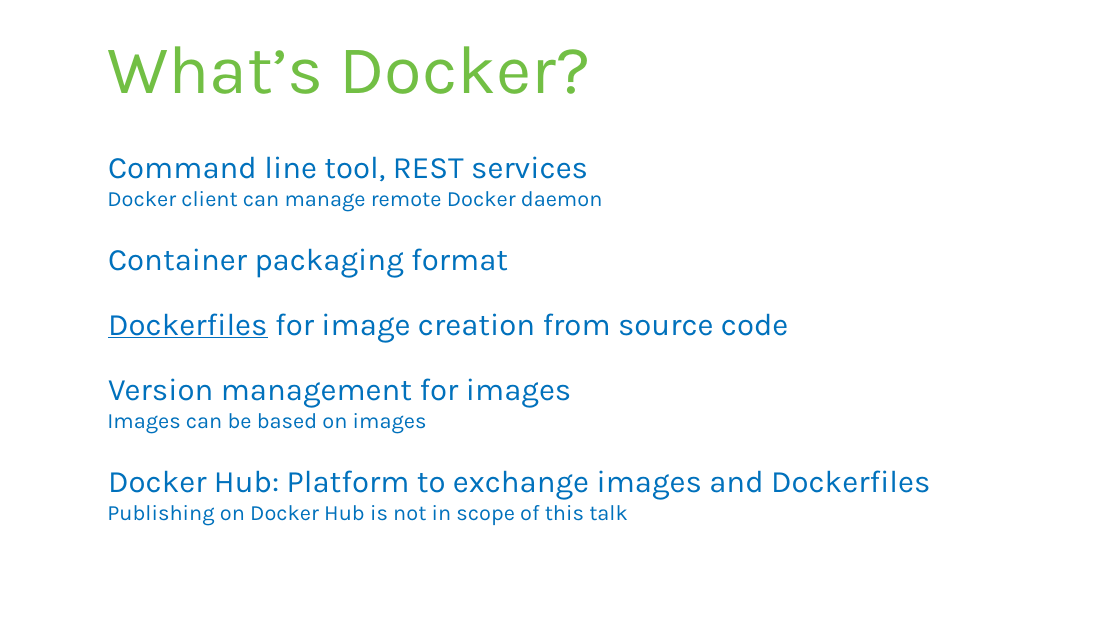
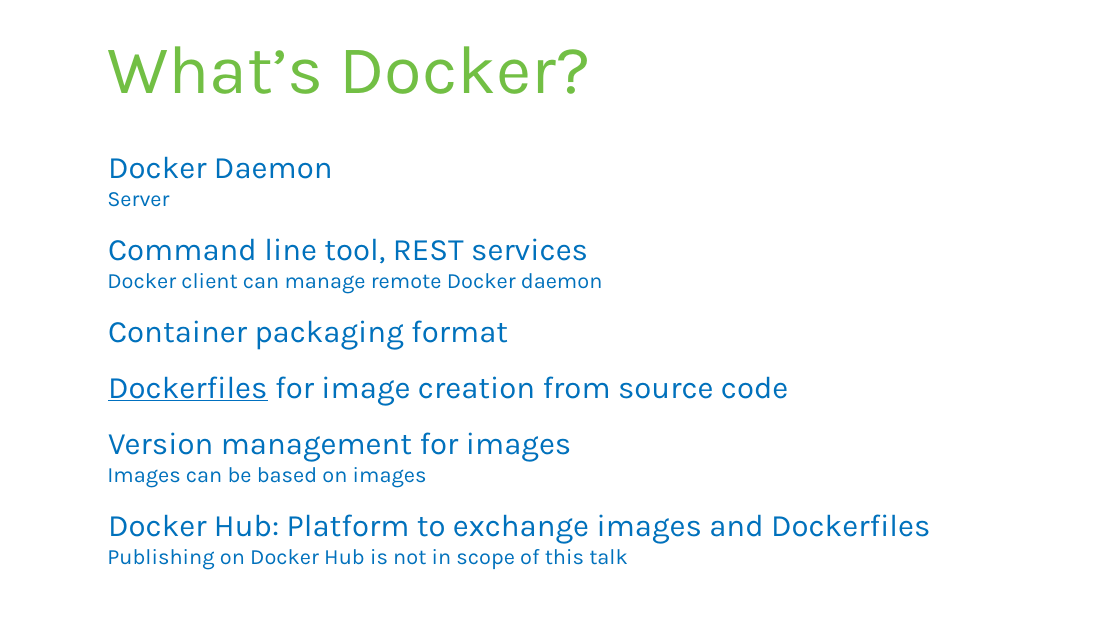
Before and after one commit to rstropek/DockerVS2015Intro, a slide deck: slide 9 of slides/Docker-Workshop.pptx (slide 8 before the commit). Drawn at 1120x630 pixels with LibreOffice and Linux fonts; fonts in the diff are those of the drawing. Boxes give left, top, right and bottom in pixels: in the first picture for what was removed or moved away, otherwise in the second. Text is boxed around its words. In the diff, an @@ line names an element or a change of style, - is before the commit and + after.

```diff
--- a/slides/Docker-Workshop.pptx
+++ b/slides/Docker-Workshop.pptx
@@ text at (107,156,333,207): paragraphs added @@
+Docker Daemon
+  Server
@@ text at (108,238,930,544): less space between paragraphs @@
```
Also in this commit, not shown: 15 other slides changed, 4 slides added, 6 slides removed, 4 other files.
